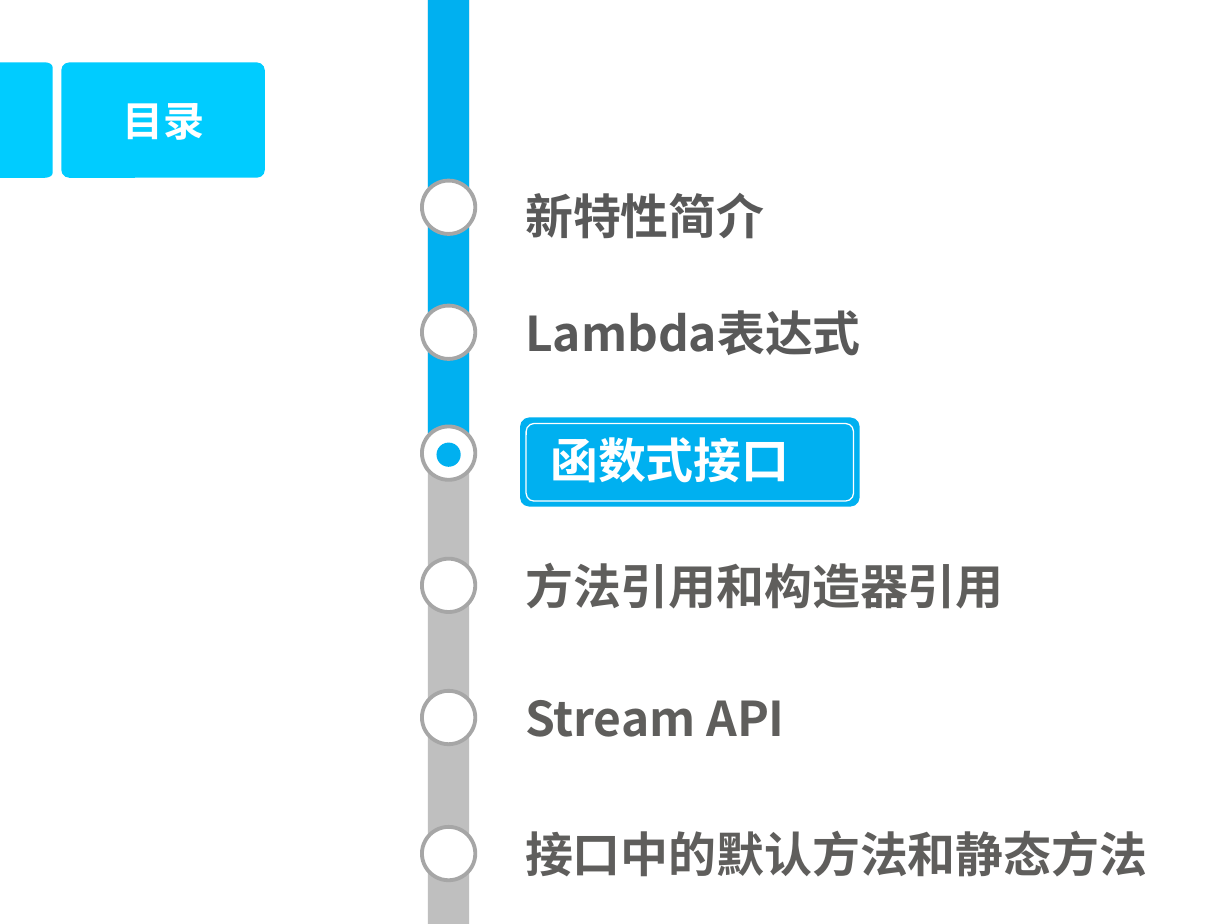
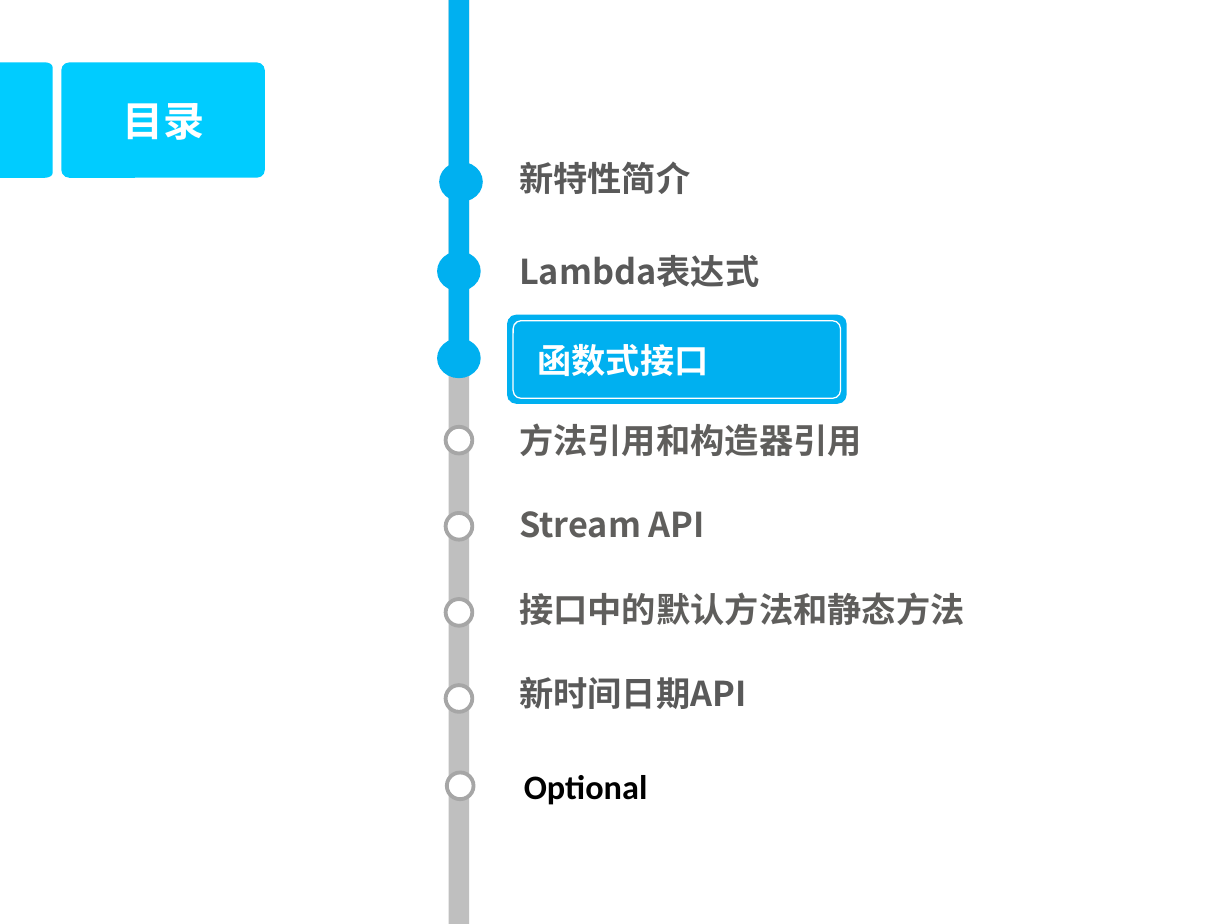
Before and after one commit to DoublePoint/MVC, a slide deck: slide 22 of 04相关插件/Java8/Java高级教程2.pptx. Drawn at 1232x924 pixels with LibreOffice and Linux fonts; fonts in the diff are those of the drawing; background and template pictures are left out. Boxes give left, top, right and bottom in pixels: in the first picture for what was removed or moved away, otherwise in the second. Text is boxed around its words. In the diff, an @@ line names an element or a change of style, - is before the commit and + after.

```diff
--- a/04相关插件/Java8/Java高级教程2.pptx
+++ b/04相关插件/Java8/Java高级教程2.pptx
@@ rectangle: place and size @@
-rectangle at <box>428,0,468,924</box>
+rectangle at <box>448,0,469,924</box>
@@ rectangle: place and size @@
-rectangle at <box>428,0,468,432</box>
+rectangle at <box>448,0,469,356</box>
@@ ellipse added at <box>439,161,482,201</box>, fill #00B0F0 @@
@@ ellipse: place and size @@
-ellipse at <box>423,181,476,234</box>
+ellipse at <box>446,169,473,196</box>
@@ text "新特性简介": place and size @@
-text "新特性简介" at <box>525,193,764,239</box>
+text "新特性简介" at <box>519,162,690,194</box>
@@ ellipse added at <box>437,251,480,291</box>, fill #00B0F0 @@
@@ ellipse added at <box>446,255,473,282</box>, fill #FFFFFF, outline #A6A6A6 2.25 pt @@
@@ text "Lambda表达式": place and size @@
-text "Lambda表达式" at <box>525,310,861,356</box>
+text "Lambda表达式" at <box>519,255,759,287</box>
@@ rounded rectangle: place and size @@
-rounded rectangle at <box>520,418,860,506</box>
+rounded rectangle at <box>508,314,848,403</box>
@@ rounded rectangle: place and size @@
-rounded rectangle at <box>526,424,854,501</box>
+rounded rectangle at <box>514,320,841,398</box>
@@ ellipse: place and size @@
-ellipse at <box>436,320,461,345</box>
+ellipse at <box>437,339,480,378</box>
@@ ellipse: place and size @@
-ellipse at <box>423,306,476,359</box>
+ellipse at <box>446,341,473,368</box>
@@ text "函数式接口": place and size @@
-text "函数式接口" at <box>550,437,789,483</box>
+text "函数式接口" at <box>537,344,708,376</box>
@@ text "方法引用和构造器引用": place and size @@
-text "方法引用和构造器引用" at <box>525,563,1003,609</box>
+text "方法引用和构造器引用" at <box>519,423,862,456</box>
@@ ellipse: place and size @@
-ellipse at <box>423,426,476,479</box>
+ellipse at <box>446,426,473,453</box>
@@ text "Stream API": place and size @@
-text "Stream API" at <box>525,700,784,737</box>
+text "Stream API" at <box>519,511,705,538</box>
@@ ellipse: place and size @@
-ellipse at <box>436,442,461,467</box>
+ellipse at <box>446,513,473,540</box>
@@ ellipse at <box>446,513,473,540</box>: fill #00B0F0 to #FFFFFF; outline none to #A6A6A6 2.25 pt @@
@@ ellipse: place and size @@
-ellipse at <box>423,558,476,611</box>
+ellipse at <box>446,599,473,626</box>
@@ size 28 to 20 pt in 6 elements at <box>519,162,690,194</box>, <box>519,255,759,287</box>, <box>537,344,708,376</box>, <box>519,423,862,456</box>, <box>519,511,705,538</box>, <box>519,592,965,625</box> @@
@@ text "接口中的默认方法和静态方法": place and size @@
-text "接口中的默认方法和静态方法" at <box>525,831,1147,877</box>
+text "接口中的默认方法和静态方法" at <box>519,592,965,625</box>
@@ ellipse: place and size @@
-ellipse at <box>423,691,476,744</box>
+ellipse at <box>446,685,473,712</box>
@@ text added at <box>519,677,747,709</box>, 20 pt, text #595959, bold @@
+新时间日期API
@@ ellipse: place and size @@
-ellipse at <box>423,827,476,880</box>
+ellipse at <box>447,772,474,800</box>
@@ text added at <box>524,775,648,805</box>, 20 pt, text #000000, bold @@
+Optional
```
Also in this commit, not shown: 6 other slides changed, 31 slides added, 30 other files.
